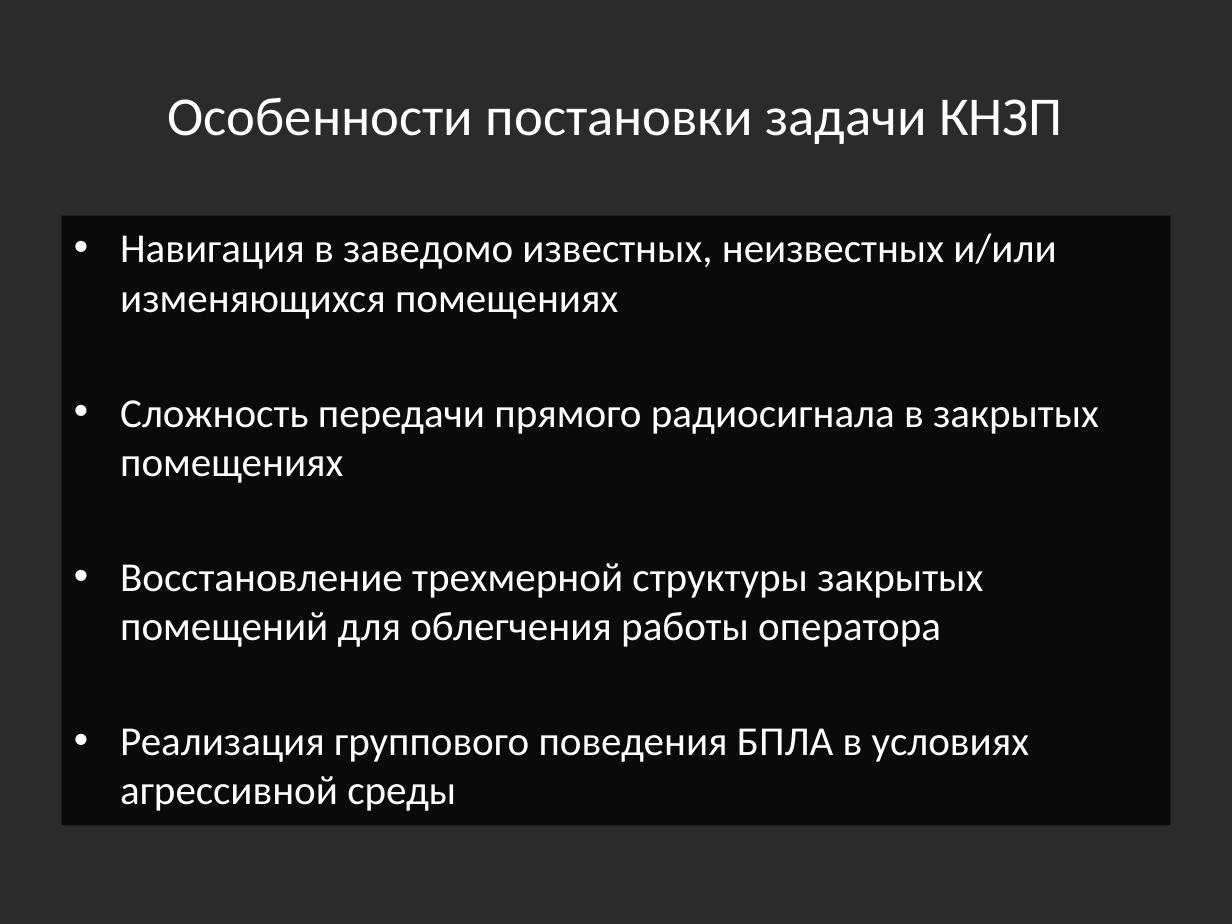
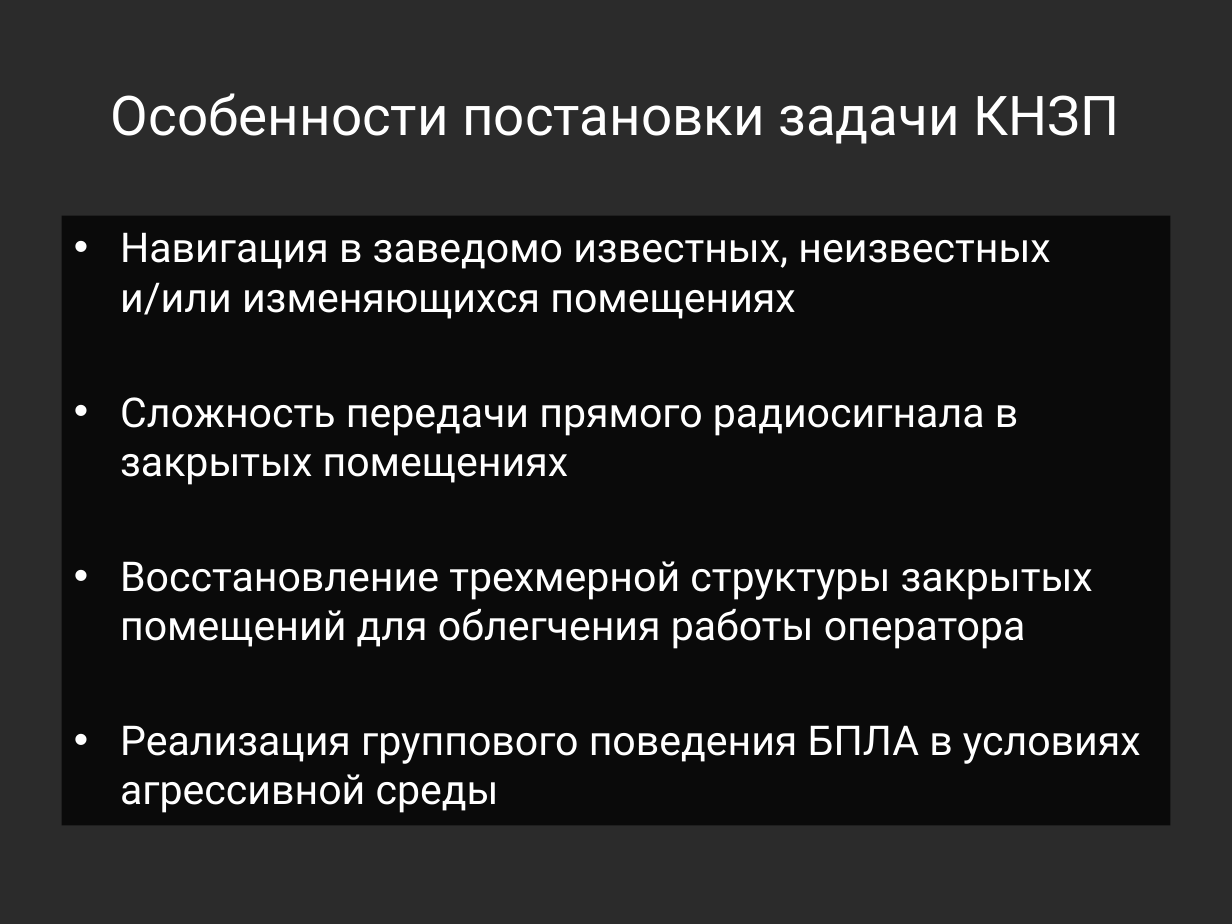
Before and after one commit to Jacobi20/quadro-xds, a slide deck: slide 4 of Docs/Medias2012_dhg.pptx. Drawn at 1232x924 pixels with LibreOffice and Linux fonts; fonts in the diff are those of the drawing; background and template pictures are left out; a plain dark background stands for a picture behind light text. Boxes give left, top, right and bottom in pixels: in the first picture for what was removed or moved away, otherwise in the second. Text is boxed around its words. In the diff, an @@ line names an element or a change of style, - is before the commit and + after.

```diff
--- a/Docs/Medias2012_dhg.pptx
+++ b/Docs/Medias2012_dhg.pptx
@@ title "Особенности постановки задачи КНЗП" at (111,93,1120,144): font Calibri to Roboto @@
@@ text "Навигация в заведомо известных, неизвестных ..." at (62,216,1170,825): font Calibri to Roboto @@
```
Also in this commit, not shown: 11 other slides changed, 1 slide added, 6 other files.
